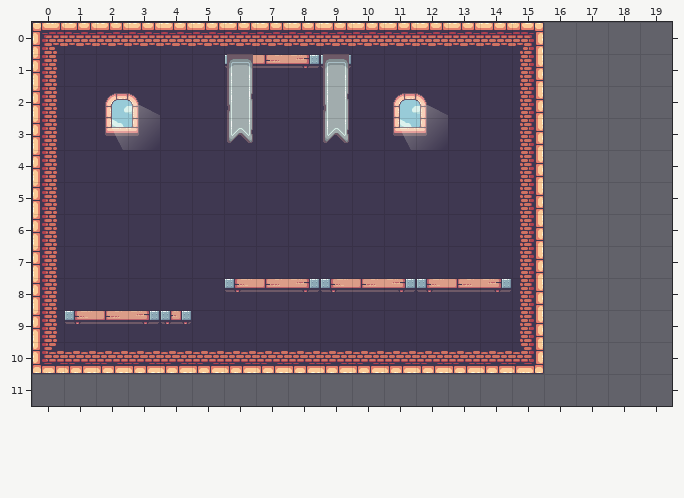
Tiled map: SupergoonDashDesktop/Content/Tiled/level1.tmx. Above, as it was before the edit.
Cells are 32x32 px. Shown: x 0..19, y 0..11. The old version is drawn lined up with the new one.
The result:
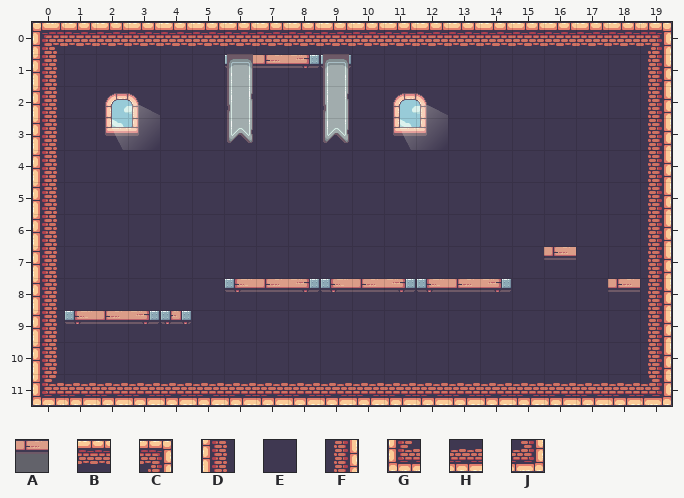
Key: from "decorations": A 17; from "terrain": B 21, C 22, D 39, E 40, F 41, G 58, H 59, J 60.
_ is an empty cell.
Diff:
{"change": "map size 16x11 -> 20x12 cells"}
{"where": "layer \"bg/Tile Layer 1\""}
{"y":0,"x":15,"old":"C____","new":"BBBBC"}
{"y":1,"x":15,"old":"F____","new":"EEEEF"}
{"y":2,"x":15,"old":"F____","new":"EEEEF"}
{"y":3,"x":15,"old":"F____","new":"EEEEF"}
{"y":4,"x":15,"old":"F____","new":"EEEEF"}
{"y":5,"x":15,"old":"F____","new":"EEEEF"}
{"y":6,"x":15,"old":"F____","new":"EEEEF"}
{"y":7,"x":15,"old":"F____","new":"EEEEF"}
{"y":8,"x":15,"old":"F____","new":"EEEEF"}
{"y":9,"x":15,"old":"F____","new":"EEEEF"}
{"y":10,"x":0,"old":"GHHHHHHHHHHHHHHJ____","new":"DEEEEEEEEEEEEEEEEEEF"}
{"y":11,"x":0,"old":"____________________","new":"GHHHHHHHHHHHHHHHHHHJ"}
{"where": "layer \"bg/Tile Layer 2\""}
{"y":7,"x":16,"old":"_","new":"A"}
{"y":8,"x":18,"old":"_","new":"A"}
